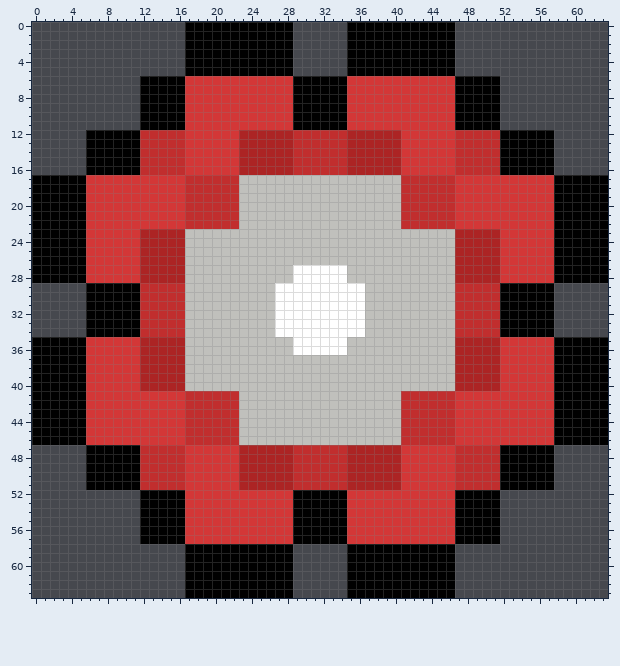
A pixel-art sprite gets an edit: res/images/flowers/2.png. The picture above was drawn from the file before the commit.
The file is 64x64 pixels.
After:
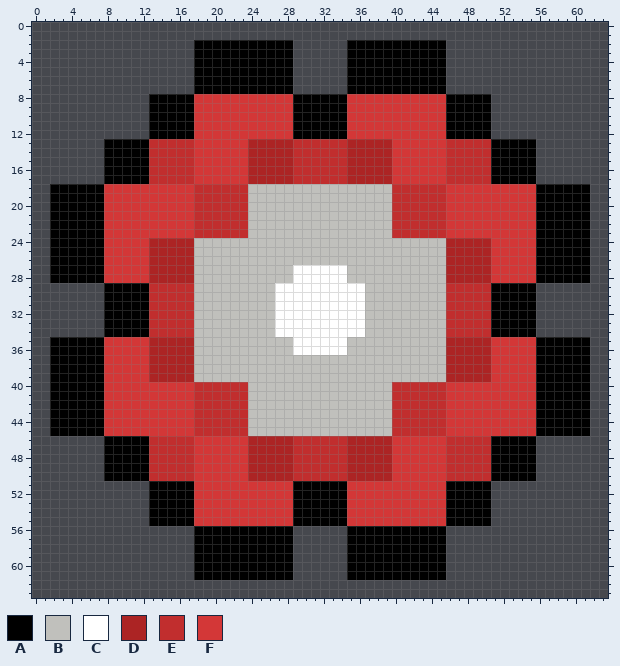
Palette (. is transparent): A #000000  B #c0c0bc  C #ffffff  D #ac2424  E #c12e2e  F #d33737
Change:
Changed rows in their new state; - is an unchanged pixel.
first column x 0:
 0 -----------------............------............-----------------
 1 -----------------............------............-----------------
 2 -----------------.----------------------------.-----------------
 3 -----------------.----------------------------.-----------------
 4 -----------------.----------------------------.-----------------
 5 -----------------.----------------------------.-----------------
 6 ------------......AAAAAAAAAAA......AAAAAAAAAAA......------------
 7 ------------......AAAAAAAAAAA......AAAAAAAAAAA......------------
 8 ------------.----A----------------------------A----.------------
 9 ------------.----A----------------------------A----.------------
10 ------------.----A----------------------------A----.------------
11 ------------.----A----------------------------A----.------------
12 ------.......AAAAA-----FFFFFFAAAAAAFFFFFF-----AAAAA.......------
13 ------..----A----E-----F----------------F-----E----A----..------
14 ------..----A----E-----F----------------F-----E----A----..------
15 ------..----A----E-----F----------------F-----E----A----..------
16 ------..----A----E-----F----------------F-----E----A----..------
17 ........AAAAAEEEE-FFFFFFDDDDDEEEEEEDDDDDFFFFFF-EEEEAAAAA........
18 ..----AA---------F-----E----------------E-----F---------AA----..
19 ..----AA---------F-----E----------------E-----F---------AA----..
20 ..----AA---------F-----E----------------E-----F---------AA----..
21 ..----AA---------F-----E----------------E-----F---------AA----..
22 ..----AA---------F-----E----------------E-----F---------AA----..
23 ..----AA----FFFFFFEEEEEE----------------EEEEEEFFFFFF----AA----..
24 ..----AA----F----D----------------------------D----F----AA----..
25 ..----AA----F----D----------------------------D----F----AA----..
26 ..----AA----F----D----------------------------D----F----AA----..
27 ..----AA----F----D----------------------------D----F----AA----..
28 ..----AA----F----D----------------------------D----F----AA----..
29 ------..----A----E----------------------------E----A----..------
30 ------..----A----E----------------------------E----A----..------
31 ------..----A----E----------------------------E----A----..------
32 ------..----A----E----------------------------E----A----..------
33 ------..----A----E----------------------------E----A----..------
34 ------..----A----E----------------------------E----A----..------
35 ..----AA----F----D----------------------------D----F----AA----..
36 ..----AA----F----D----------------------------D----F----AA----..
37 ..----AA----F----D----------------------------D----F----AA----..
38 ..----AA----F----D----------------------------D----F----AA----..
39 ..----AA----F----D----------------------------D----F----AA----..
40 ..----AA----FFFFFFEEEEEE----------------EEEEEEFFFFFF----AA----..
41 ..----AA---------F-----E----------------E-----F---------AA----..
42 ..----AA---------F-----E----------------E-----F---------AA----..
43 ..----AA---------F-----E----------------E-----F---------AA----..
44 ..----AA---------F-----E----------------E-----F---------AA----..
45 ..----AA---------F-----E----------------E-----F---------AA----..
46 ........AAAAAEEEE-FFFFFFDDDDDEEEEEEDDDDDFFFFFF-EEEEAAAAA........
47 ------..----A----E-----F----------------F-----E----A----..------
48 ------..----A----E-----F----------------F-----E----A----..------
49 ------..----A----E-----F----------------F-----E----A----..------
50 ------..----A----E-----F----------------F-----E----A----..------
51 ------.......AAAAA-----FFFFFFAAAAAAFFFFFF-----AAAAA.......------
52 ------------.----A----------------------------A----.------------
53 ------------.----A----------------------------A----.------------
54 ------------.----A----------------------------A----.------------
55 ------------.----A----------------------------A----.------------
56 ------------......AAAAAAAAAAA......AAAAAAAAAAA......------------
57 ------------......AAAAAAAAAAA......AAAAAAAAAAA......------------
58 -----------------.----------------------------.-----------------
59 -----------------.----------------------------.-----------------
60 -----------------.----------------------------.-----------------
61 -----------------.----------------------------.-----------------
62 -----------------............------............-----------------
63 -----------------............------............-----------------
